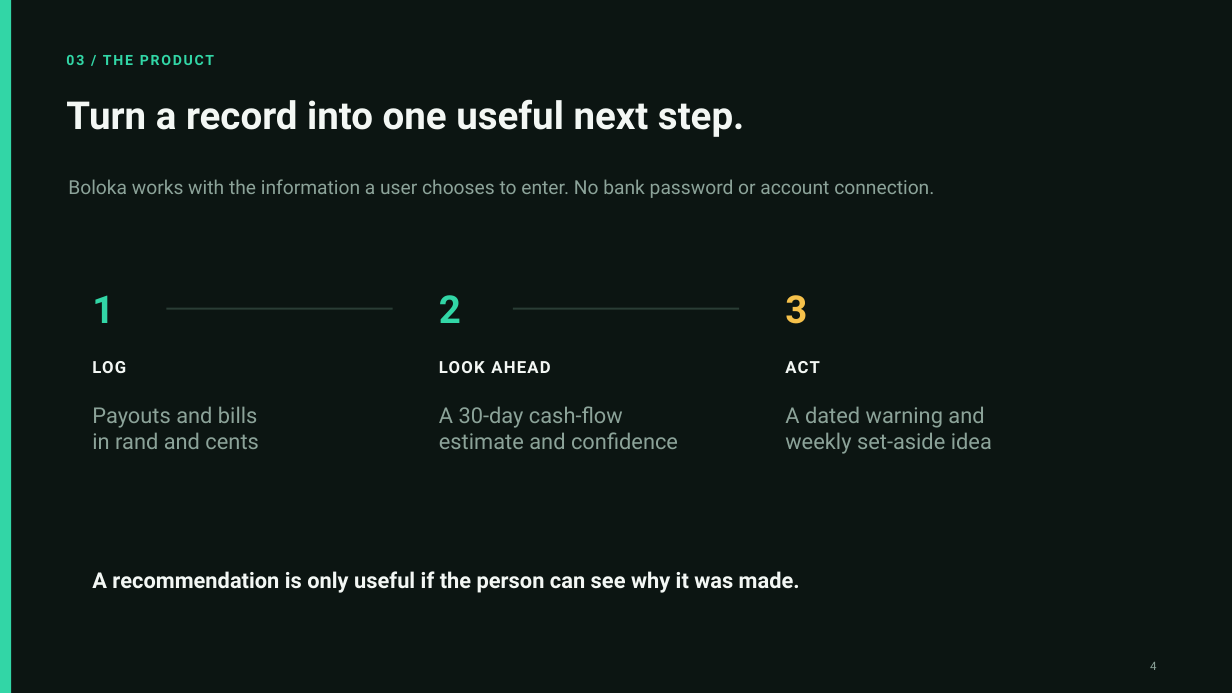
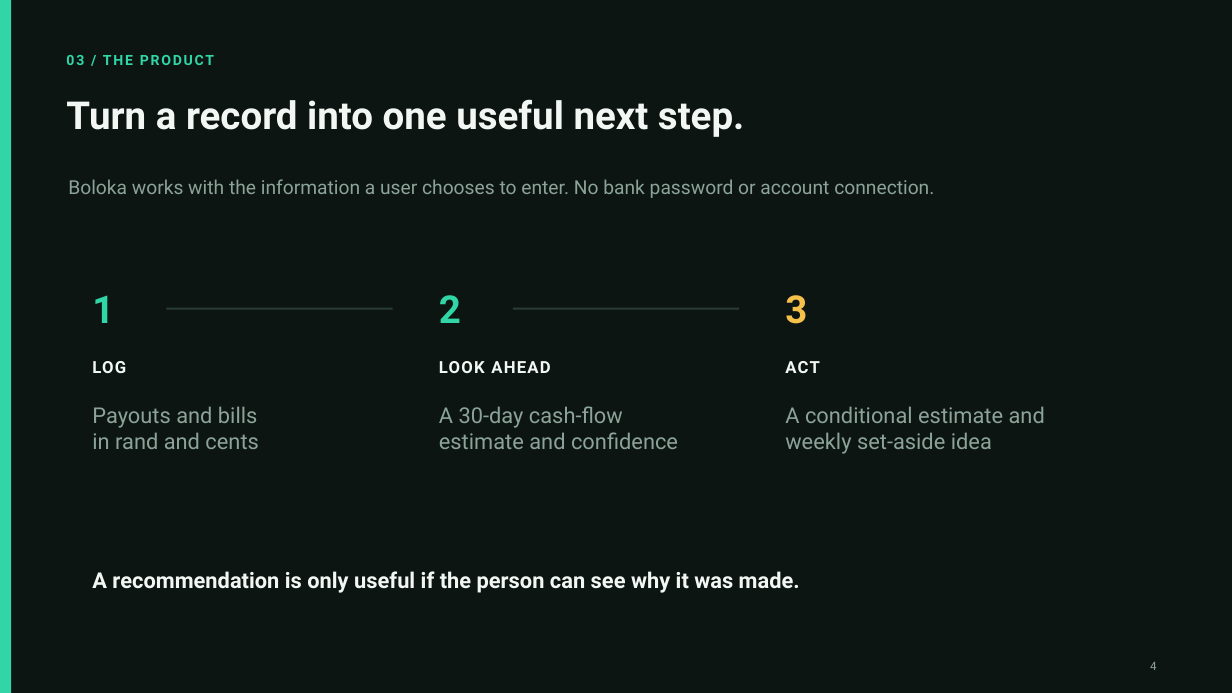
Before and after one commit to Kamogelo-Skhosana/Boloka, a slide deck: slide 4 of submission/Boloka-pitch.pptx. Drawn at 1232x693 pixels with LibreOffice and Linux fonts; fonts in the diff are those of the drawing. Boxes give left, top, right and bottom in pixels: in the first picture for what was removed or moved away, otherwise in the second. Text is boxed around its words. In the diff, an @@ line names an element or a change of style, - is before the commit and + after.

```diff
--- a/submission/Boloka-pitch.pptx
+++ b/submission/Boloka-pitch.pptx
@@ text at box(785, 406, 1045, 423): text changed @@
-A dated warning and
+A conditional estimate and
```
Also in this commit, not shown: 4 other slides changed, 1 slide added, 7 other files.
